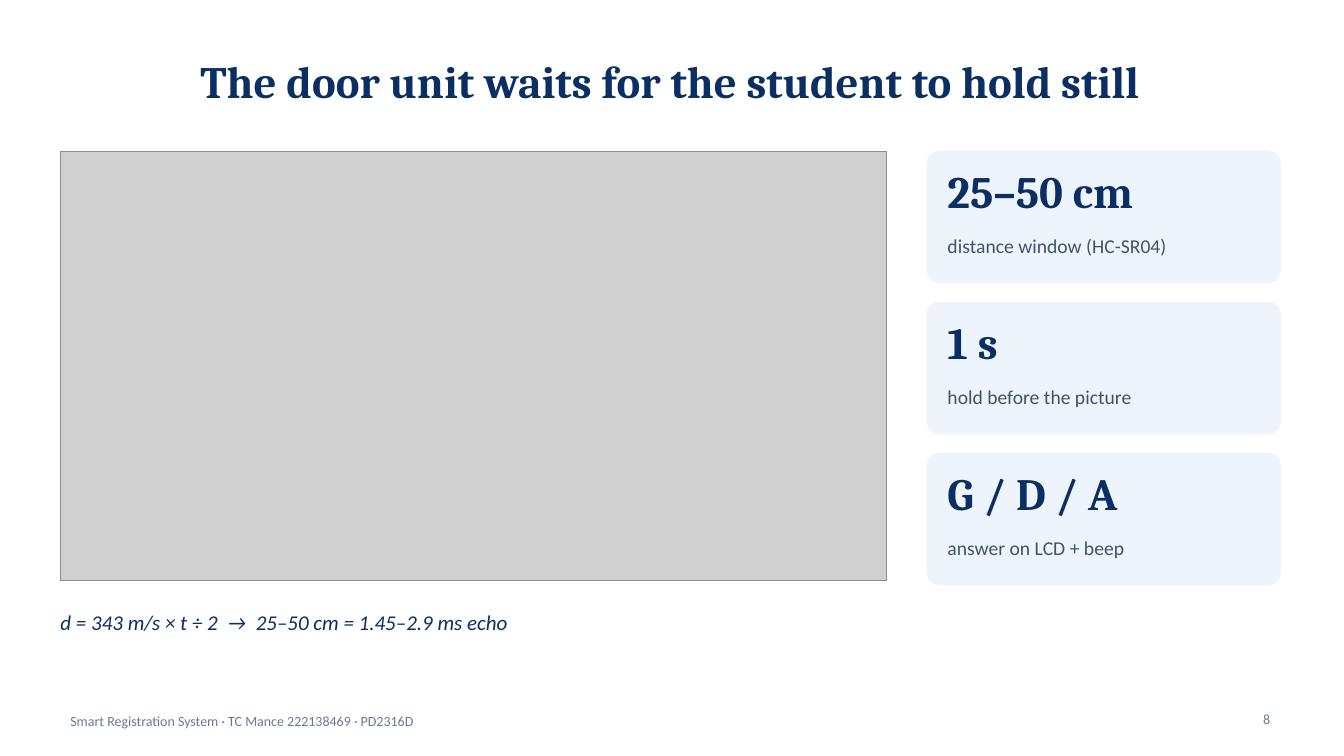
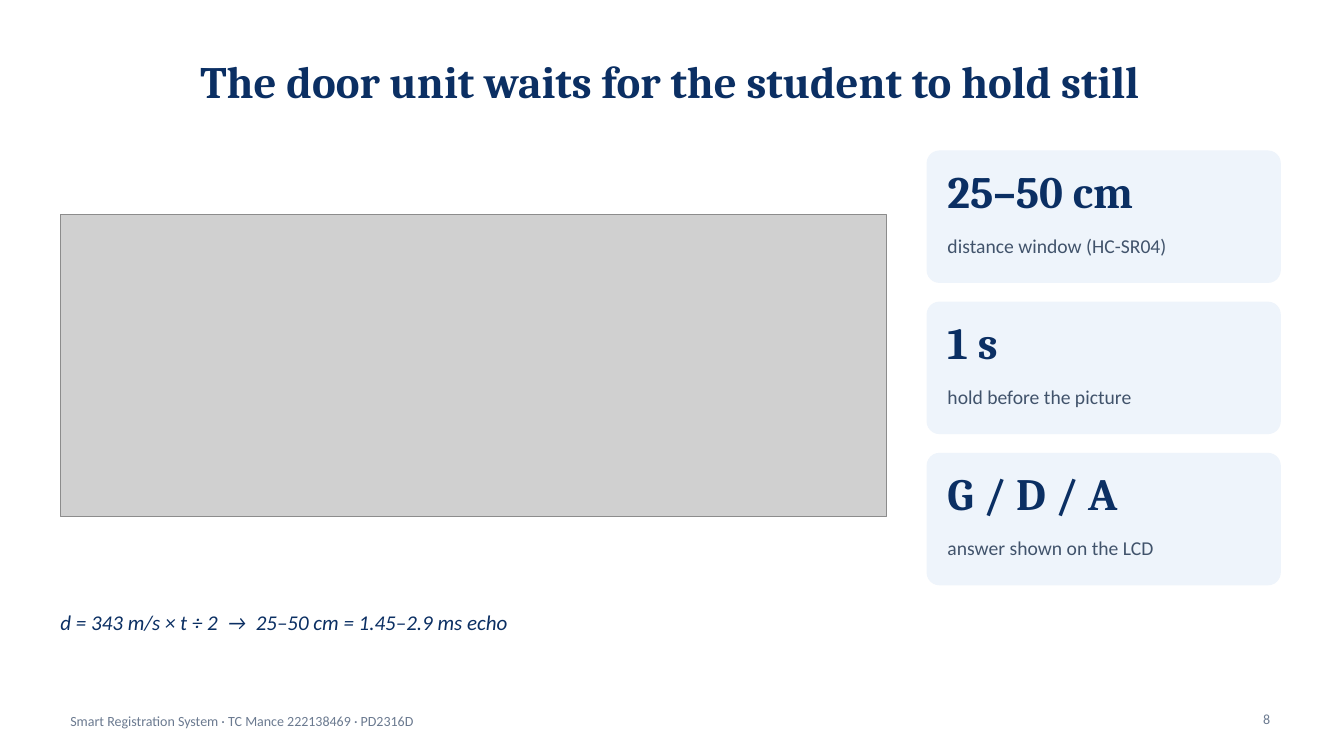
Before and after one commit to TebogoClifford/Smart_Registration_System, a slide deck: slide 8 of docs_out/SRS_Presentation_TC_Mance.pptx. Drawn at 1344x756 pixels with LibreOffice and Linux fonts; fonts in the diff are those of the drawing; grey boxes stand for pictures. Boxes give left, top, right and bottom in pixels: in the first picture for what was removed or moved away, otherwise in the second. Text is boxed around its words. In the diff, an @@ line names an element or a change of style, - is before the commit and + after.

```diff
--- a/docs_out/SRS_Presentation_TC_Mance.pptx
+++ b/docs_out/SRS_Presentation_TC_Mance.pptx
@@ picture: place and size @@
-picture at (60,151,887,581)
+picture at (60,215,887,516)
@@ text at (947,541,1154,555): text changed @@
-answer on LCD + beep
+answer shown on the LCD
```
Also in this commit, not shown: 5 other slides changed, 11 other files.
